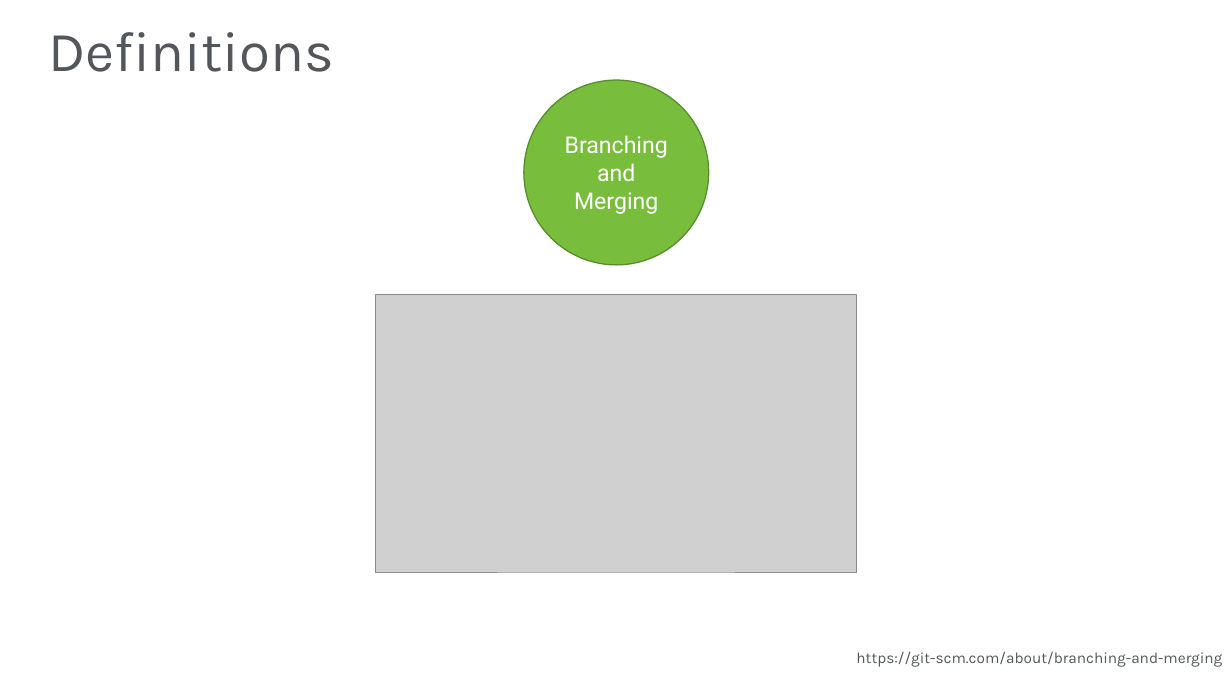
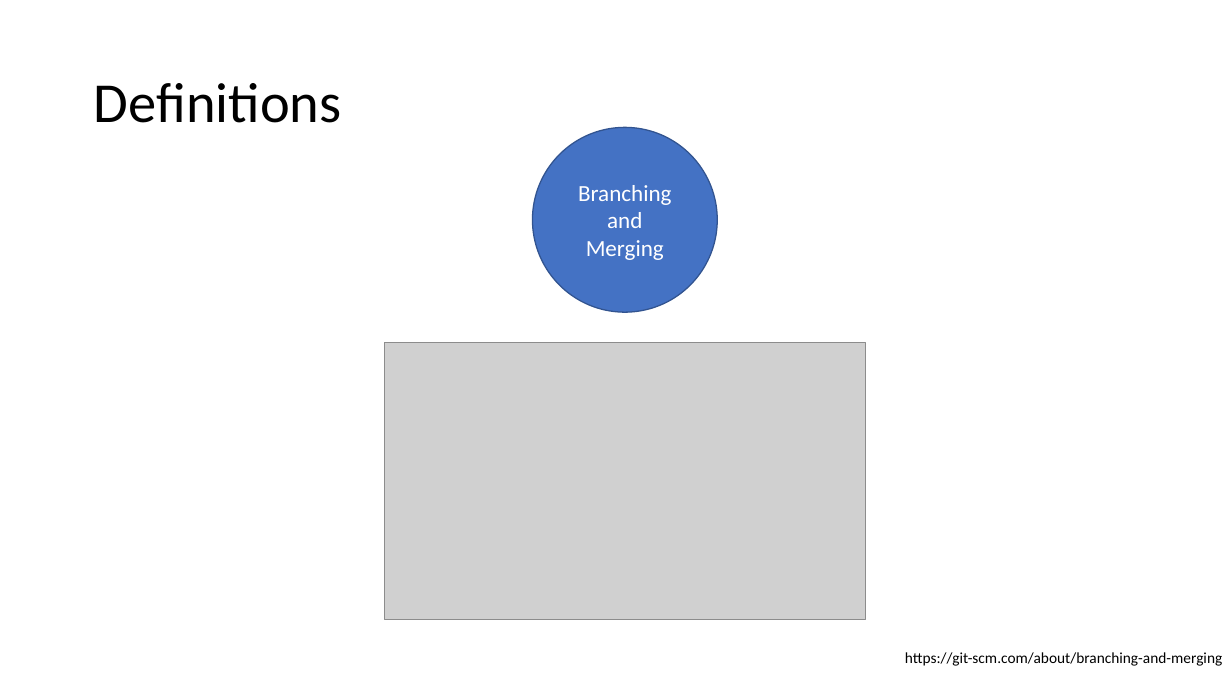
Before and after one commit to JasonBock/Presentations, a slide deck: slide 7 of Getting Git.pptx. Drawn at 1232x693 pixels with LibreOffice and Linux fonts; fonts in the diff are those of the drawing; grey boxes stand for pictures; background and template pictures are left out. Boxes give left, top, right and bottom in pixels: in the first picture for what was removed or moved away, otherwise in the second. Text is boxed around its words. In the diff, an @@ line names an element or a change of style, - is before the commit and + after.

```diff
--- a/Getting Git.pptx
+++ b/Getting Git.pptx
@@ title "Definitions": place and size @@
-title "Definitions" at (48, 32, 334, 72)
+title "Definitions" at (94, 83, 342, 123)
@@ title "Definitions" at (94, 83, 342, 123): font Karla to Calibri, text colour #53565A to #000000 @@
@@ ellipse "Branching and Merging": place and size @@
-ellipse "Branching and Merging" at (524, 80, 709, 265)
+ellipse "Branching and Merging" at (532, 128, 717, 312)
@@ ellipse "Branching and Merging" at (532, 128, 717, 312): font Roboto to Calibri; fill #78BE3C to #4472C4; outline #598D2C 1 pt to #325491 1 pt @@
@@ picture: place and size @@
-picture at (376, 295, 858, 572)
+picture at (384, 342, 866, 619)
@@ text "https://git-scm.com/about/branching-and-merging" at (905, 652, 1222, 666): font Karla to Calibri, text colour #53565A to #000000 @@
@@ text "https://git-scm.com/about/branching-and-merging": place and size @@
-text "https://git-scm.com/about/branching-and-merging" at (856, 651, 1222, 667)
+text "https://git-scm.com/about/branching-and-merging" at (905, 652, 1222, 666)
```
Also in this commit, not shown: 20 other slides changed, 1 slide removed.
